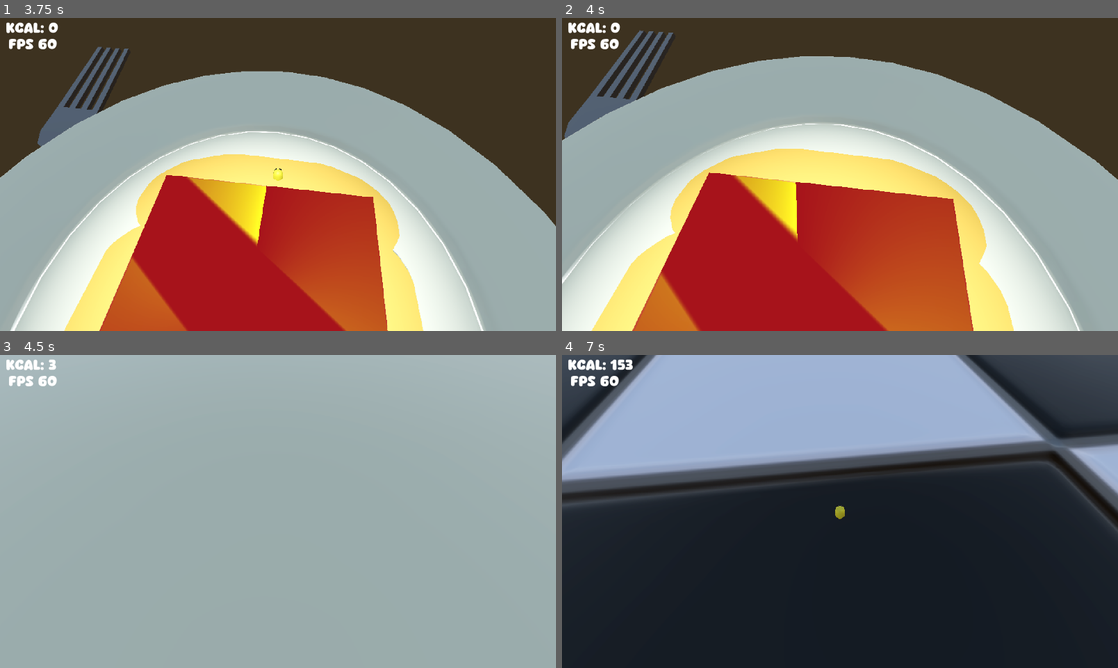
Above: before the commit, frames 1-4 (two rows, left to right).
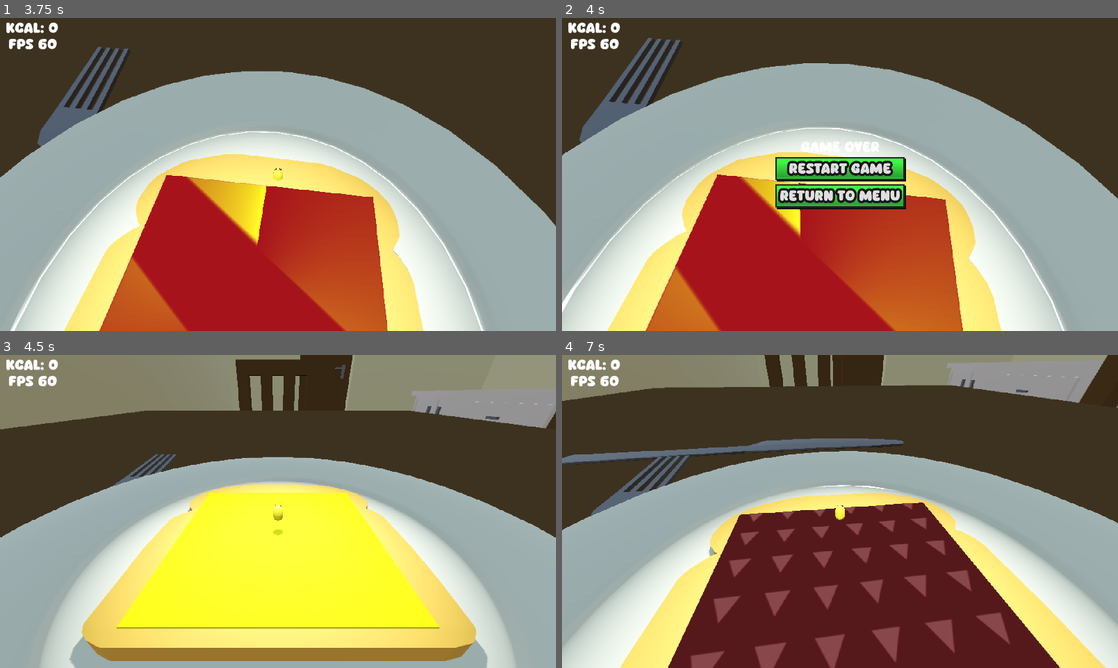
Above: after the commit, the same moments.

Repository: wolfthewizard/mages-breakfast
Game: Godot game, scene res://scenes/environments/menu/menu.tscn
Same seed, same stepped clock (60 frames per second), same inputs: the game is played once before the commit and once after it.
Inputs (mouse positions are in pixels of both pictures, inside the frame that each line leads up to):
- Up to frame 1 (3.75 s): click "Start" at 0.5 s; move the mouse to (305, 174) at 1.27 s; hold W (up) from 1.28 s (still down); tap Space (jump) at 1.52, 2.27 s; move the mouse to (250, 174) at 2.02 s; move the mouse to (289, 168) at 2.77 s; move the mouse to (272, 180) at 3.52 s
- Up to frame 2 (4 s): keep holding W (up); tap Space (jump) at 3.77 s
- Up to frame 3 (4.5 s): release W (up) at 4.25 s; click (278, 505) at 4.25 s, where only the run after the commit has a clickable "Restart game"
- Up to frame 4 (7 s): move the mouse to (878, 514) at 5.02 s; hold W (up) from 5.03 s (still down); tap Space (jump) at 5.27, 6.02 s; move the mouse to (795, 508) at 5.77 s; move the mouse to (845, 511) at 6.52 s

Frame 1 is identical in both runs. In frame 2, 18% of the frame differs, in the area x 0-100%, y 3-100%; in frame 3, 77%; in frame 4, 99%, in the area x 0-100%, y 0-100%.

Commit message:
added killbox outside of butter

Diff:
--- a/Mage's Breakfast/scenes/entities/butter_layer/butter_layer.gd
+++ b/Mage's Breakfast/scenes/entities/butter_layer/butter_layer.gd
@@ -95,3 +95,7 @@
 
 func _on_spread_area_area_exited(_area):
 	knife_in = false
+
+
+func _on_kill_box_body_entered(_body):
+	EventBus.player_cut.emit()
--- a/Mage's Breakfast/scenes/entities/butter_layer/butter_layer.tscn
+++ b/Mage's Breakfast/scenes/entities/butter_layer/butter_layer.tscn
@@ -59,6 +59,9 @@
 [sub_resource type="BoxShape3D" id="BoxShape3D_lkwcv"]
 size = Vector3(0.1, 0.01, 0.1)
 
+[sub_resource type="BoxShape3D" id="BoxShape3D_y83nu"]
+size = Vector3(0.5, 0.2, 0.5)
+
 [node name="ButterLayer" type="AnimatableBody3D"]
 collision_layer = 2
 collision_mask = 0
@@ -103,5 +106,13 @@
 [node name="CollisionShape3D" type="CollisionShape3D" parent="TopCenterPoint/SpreadArea"]
 shape = SubResource("BoxShape3D_lkwcv")
 
+[node name="KillBox" type="Area3D" parent="TopCenterPoint"]
+collision_layer = 0
+
+[node name="CollisionShape3D" type="CollisionShape3D" parent="TopCenterPoint/KillBox"]
+transform = Transform3D(1, 0, 0, 0, 1, 0, 0, 0, 1, 0, -0.11, 0)
+shape = SubResource("BoxShape3D_y83nu")
+
 [connection signal="area_entered" from="TopCenterPoint/SpreadArea" to="." method="_on_spread_area_area_entered"]
 [connection signal="area_exited" from="TopCenterPoint/SpreadArea" to="." method="_on_spread_area_area_exited"]
+[connection signal="body_entered" from="TopCenterPoint/KillBox" to="." method="_on_kill_box_body_entered"]
Not shown: 1 places in Mage's Breakfast/scenes/entities/butter_layer/butter_layer.tscn that only renumber resources
